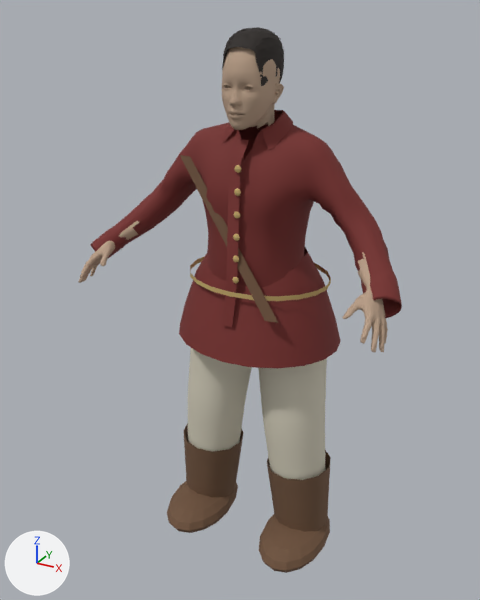
A saved change to the Blender file WorkingAssets/NPCs/arjun_brother/arjun_brother_mpfb.blend.
Rendered twice from a camera (50 mm lens) standing at (0.898, -1.758, 1.741) and looking at (-0.043, -0.047, 0.886). The lights are fixed; the arrows at lower left show +X, +Y and +Z. The picture after the commit comes second.

The older version as bpy lines, for what is in view:
```python
ob_coat_front_placket = bpy.data.objects.new('Coat front placket', me_coat_front_placket)
ob_coat_front_placket.location = (0.0, 0.0, 0.0)
ob_coat_lower_skirts = bpy.data.objects.new('Coat lower skirts', me_coat_lower_skirts)
ob_coat_lower_skirts.location = (0.0, 0.0, 0.0)
ob_coat_waist_seam = bpy.data.objects.new('Coat waist seam', me_coat_waist_seam)
ob_coat_waist_seam.location = (0.0, 0.0, 0.0)
ob_crossbody_leather_webbing = bpy.data.objects.new('Crossbody leather webbing', me_crossbody_leather_webbing)
ob_crossbody_leather_webbing.location = (0.0, 0.0, 0.0)
ob_dev_fitted_uniform_upper = bpy.data.objects.new('Dev_fitted_uniform_upper', me_male_casualsuit03)
ob_dev_fitted_uniform_upper.location = (0.0, 0.0, 0.0)
ob_left_boot = bpy.data.objects.new('left boot', me_left_boot)
ob_left_boot.location = (0.0, 0.0, 0.0)
ob_left_leather_shoe = bpy.data.objects.new('left leather shoe', me_sphere)
ob_left_leather_shoe.location = (0.19, -0.067, 0.041)
ob_left_leather_shoe.scale = (0.112, 0.18, 0.059)
ob_right_boot = bpy.data.objects.new('right boot', me_right_boot)
ob_right_boot.location = (0.0, 0.0, 0.0)
ob_right_leather_shoe = bpy.data.objects.new('right leather shoe', me_sphere_001)
ob_right_leather_shoe.location = (-0.19, -0.067, 0.041)
ob_right_leather_shoe.scale = (0.112, 0.18, 0.059)
# also in view: 'right trouser' at (-0.132, -0.001, 0.52); 'Brother_short_hair' at (0.001, -0.036, 1.589); 'Arjun_brother_independent_MakeHuman_body' at (0.0, -0.141, 1.304); 'left trouser' at (0.132, -0.001, 0.52)
```
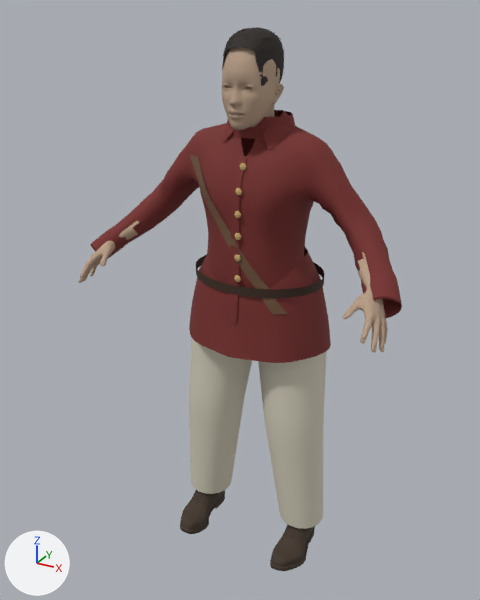
Boxes (x1, y1, x2, y2) around the edits, measured in the pictures (480 x 600 px):
'Coat lower skirts', reshaped (12% narrower)
    before: (179, 247, 341, 369)
    after: (189, 246, 331, 363)
'left boot', deleted (brown)
    before: (267, 450, 331, 532)
'left leather shoe', deleted (brown)
    before: (259, 514, 330, 573)
'Dev_fitted_boots', added (brown)
    after: (180, 490, 315, 571)
'right boot', deleted (brown)
    before: (184, 423, 243, 497)
'right leather shoe', deleted (brown)
    before: (167, 481, 238, 533)
'Coat front placket', reshaped (29% narrower, 11% shorter)
    before: (222, 139, 249, 327)
    after: (228, 156, 247, 323)
'Crossbody leather webbing', reshaped
    before: (180, 155, 278, 323)
    after: (189, 154, 288, 315)
'Coat waist seam', reshaped, recoloured (9% narrower)
    before: (190, 257, 331, 301)
    after: (196, 255, 324, 298)
'Uniform standing collar', added (brown)
    after: (227, 111, 295, 139)
'Coat brass button 6', moved
    before: (234, 165, 241, 173)
    after: (239, 163, 246, 171)

The change, as a list of edits to the scene's bpy script:
```text
Change me_coat_lower_skirts:
    remove me_coat_lower_skirts.from_pydata(...)  # 80 vertices, 60 faces; spans x -0.275..0.275, y -0.23..0.23, z 0.76..1.055
    add me_coat_lower_skirts.from_pydata(...)  # 240 vertices, 200 faces; spans x -0.249..0.249, y -0.193..0.193, z 0.76..1.055
    me_coat_lower_skirts part 1: 40 vertices moved from x -0.255..0.255, y -0.205..0.205, z 0.84..0.96 to x -0.222..0.222, y -0.168..0.168, z 0.9..0.96; 20 vertices removed from x -0.275..0.275, y -0.23..0.23, z 0.76; 180 vertices added at x -0.249..0.249, y -0.193..0.193, z 0.76..1.055
Change me_coat_waist_seam:
    remove me_coat_waist_seam.from_pydata(...)  # 40 vertices, 20 faces; spans x -0.232..0.232, y -0.187..0.187, z 0.96..0.975
    remove me_coat_waist_seam.materials.append(mat_muted_brass_trim)  # orange #c5a86c
    add me_coat_waist_seam.from_pydata(...)  # 80 vertices, 40 faces; spans x -0.212..0.212, y -0.166..0.166, z 0.96..0.988
    me_coat_waist_seam part 2: the whole mesh is rebuilt
    add me_coat_waist_seam.materials.append(mat_dark_leather_waist_belt)  # brown #3c291d
Change me_crossbody_leather_webbing:
    remove me_crossbody_leather_webbing.from_pydata(...)  # 4 vertices, 1 face; spans x -0.205..0.16, y -0.193..-0.12, z 0.91..1.345
    add me_crossbody_leather_webbing.from_pydata(...)  # 36 vertices, 17 faces; spans x -0.199..0.159, y -0.159..-0.077, z 0.91..1.34
    me_crossbody_leather_webbing part 3: the whole mesh is rebuilt
Change me_coat_front_placket:
    remove me_coat_front_placket.from_pydata(...)  # 8 vertices, 3 faces; spans x -0.018..0.018, y -0.205..-0.105, z 0.87..1.405
    add me_coat_front_placket.from_pydata(...)  # 36 vertices, 17 faces; spans x -0.015..0.015, y -0.176..-0.108, z 0.87..1.36
    me_coat_front_placket part 4: 8 vertices removed from x -0.018..0.018, y -0.205..-0.105, z 0.87..1.405; 36 vertices added at x -0.015..0.015, y -0.176..-0.108, z 0.87..1.36
Remove ob_left_boot:
    ob_left_boot = bpy.data.objects.new('left boot', me_left_boot)
Remove ob_left_leather_shoe:
    ob_left_leather_shoe = bpy.data.objects.new('left leather shoe', me_sphere)
Remove ob_right_boot:
    ob_right_boot = bpy.data.objects.new('right boot', me_right_boot)
Remove ob_right_leather_shoe:
    ob_right_leather_shoe = bpy.data.objects.new('right leather shoe', me_sphere_001)
Change ob_coat_brass_button_6:
    ob_coat_brass_button_6.location: (0.012, -0.159, 1.335) -> (0.012, -0.13, 1.335)
Add ob_dev_fitted_boots:
    ob_dev_fitted_boots = bpy.data.objects.new('Dev_fitted_boots', me_shoes03)  # 2222 vertices, 2064 faces; spans x -0.249..0.249, y -0.21..0.053, z -0.025..0.203; in mat_worn_dark_boot_leather (its picture is missing)
    ob_dev_fitted_boots.location = (0.0, 0.0, 0.0)
Add ob_uniform_standing_collar:
    ob_uniform_standing_collar = bpy.data.objects.new('Uniform standing collar', me_uniform_standing_collar)  # 120 vertices, 80 faces; spans x -0.105..0.105, y -0.081..0.081, z 1.405..1.465
    ob_uniform_standing_collar.location = (0.0, 0.0, 0.0)
```
